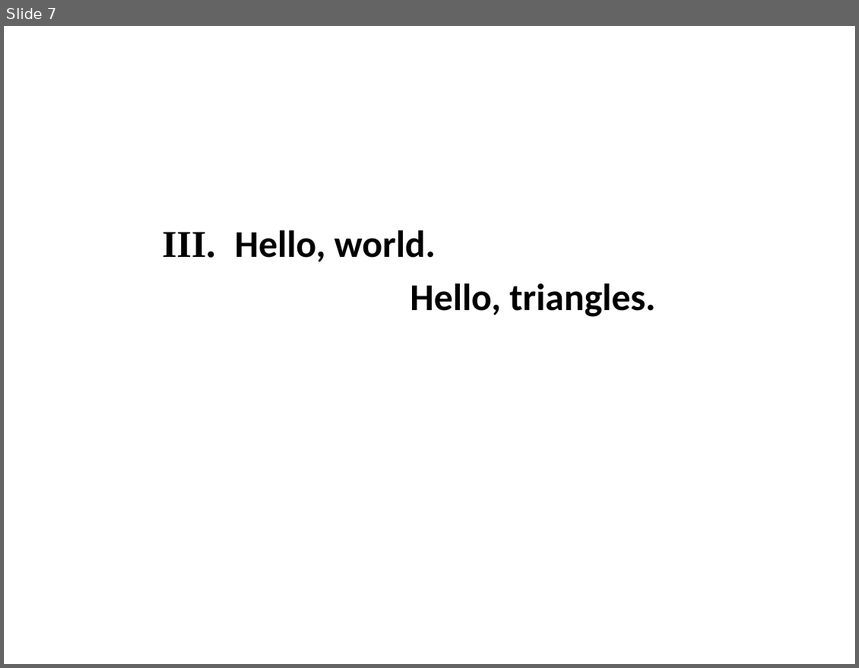
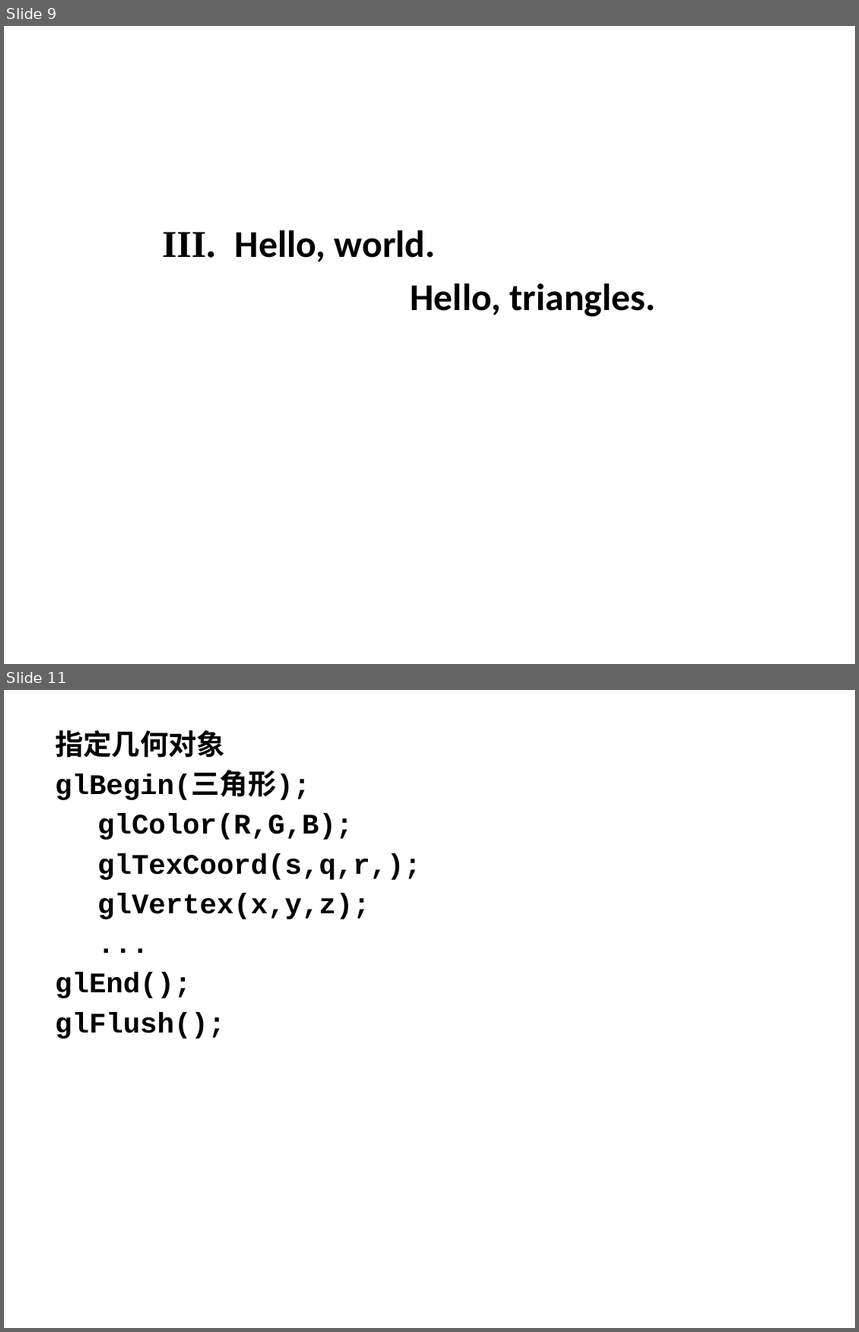
Before and after one commit to xiangaodielian/molehill-lab, a slide deck: notes/演示文稿1.pptx. Shown one above the other, each under a label of ours: slide 7 before the commit, slides 9 and 11 after it; the slides between them are not shown. The pictures are 859x668 and 859x1332 pixels, drawn with LibreOffice and Linux fonts; fonts in the diff are those of the drawing; background and template pictures are left out. Boxes give left, top, right and bottom in pixels: in the first picture for what was removed or moved away, otherwise in the second. Text is boxed around its words. In the diff, an @@ line names an element or a change of style, - is before the commit and + after.

```diff
--- a/notes/演示文稿1.pptx
+++ b/notes/演示文稿1.pptx
@@ slide 11 added at bbox=[4, 690, 855, 1328], background picture (left out) @@
@@ text added at bbox=[55, 730, 421, 1039], 24 pt, text #000000, bold @@
+指定几何对象
+glBegin(三角形);
+  glColor(R,G,B);
+  glTexCoord(s,q,r,);
+  glVertex(x,y,z);
+  ...
+glEnd();
+glFlush();
@@ what was slide 7 is now slide 9 @@
```
Also in this commit, not shown: 1 slide changed, 6 other slides added, 2 slides removed.
